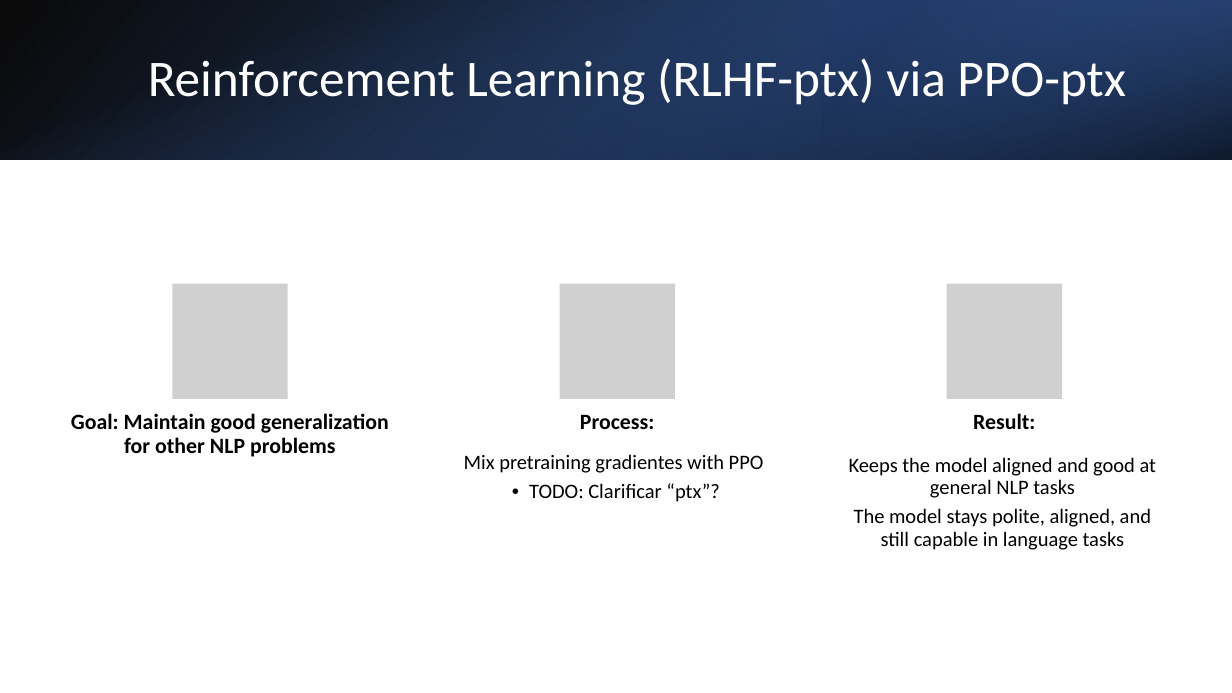
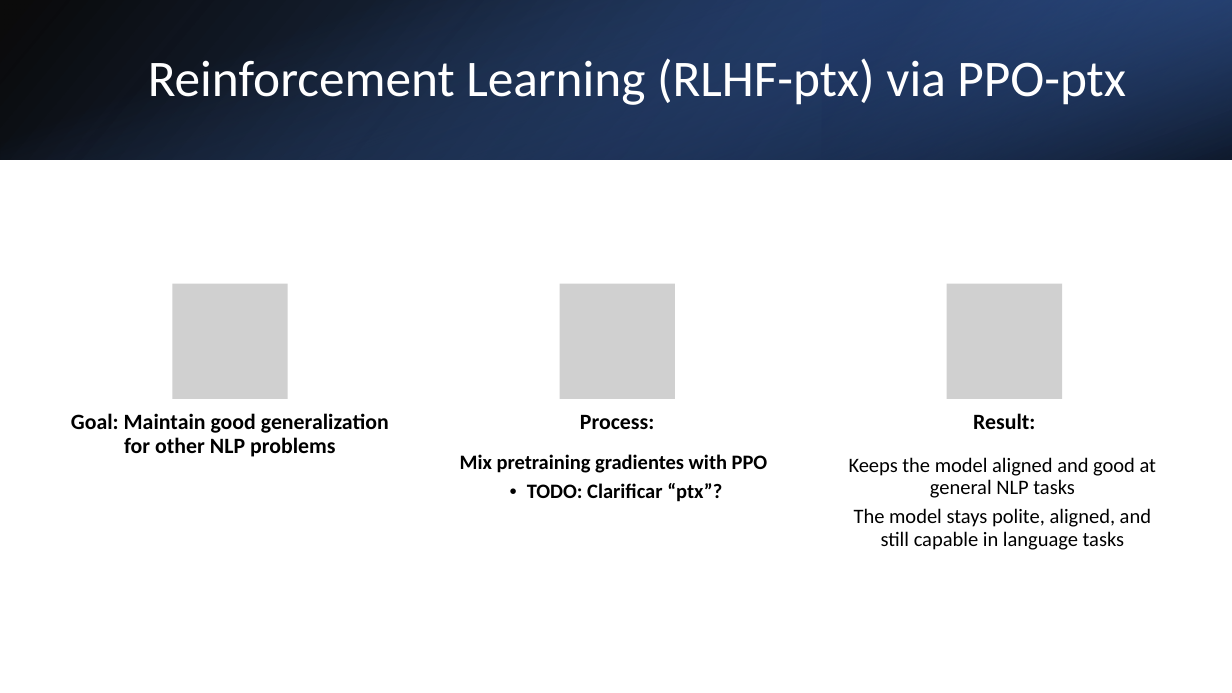
Before and after one commit to logus2k/genai_paper, a slide deck: slide 15 of final/final_version.pptx. Drawn at 1232x693 pixels with LibreOffice and Linux fonts; fonts in the diff are those of the drawing; grey boxes stand for pictures. Boxes give left, top, right and bottom in pixels: in the first picture for what was removed or moved away, otherwise in the second. Text is boxed around its words. In the diff, an @@ line names an element or a change of style, - is before the commit and + after.

```diff
--- a/final/final_version.pptx
+++ b/final/final_version.pptx
@@ text "Mix pretraining gradientes with PPO" at [460, 454, 768, 502]: bold on @@
```
Also in this commit, not shown: 1 other slide changed, 2 other files.
